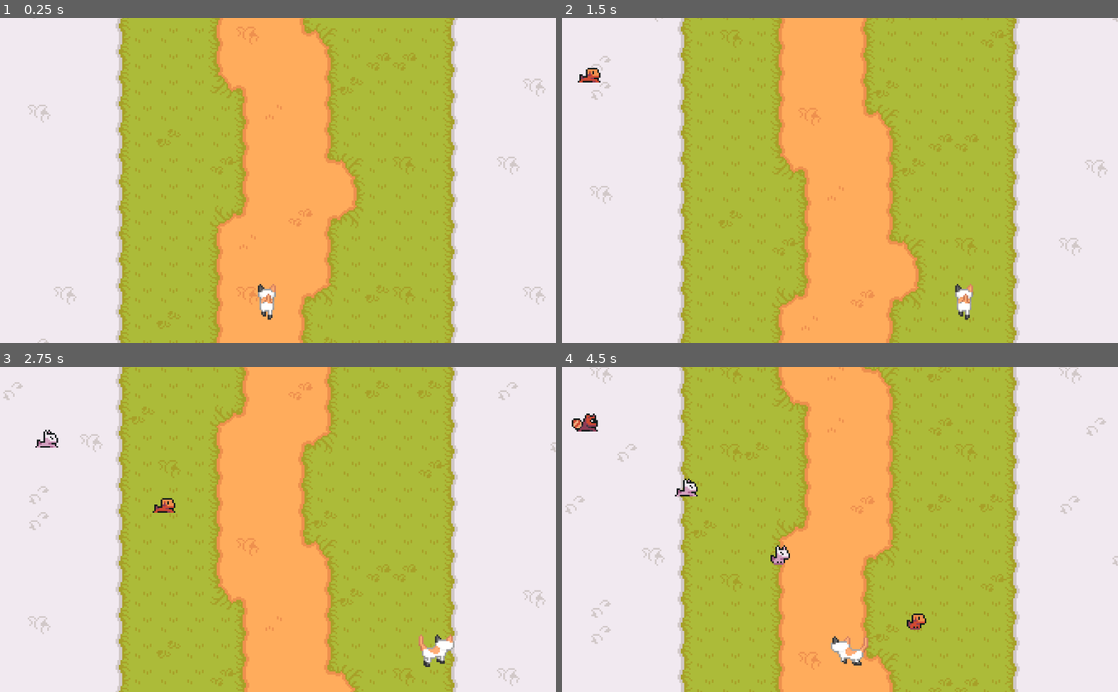
Above: before the commit, frames 1-4 (two rows, left to right).
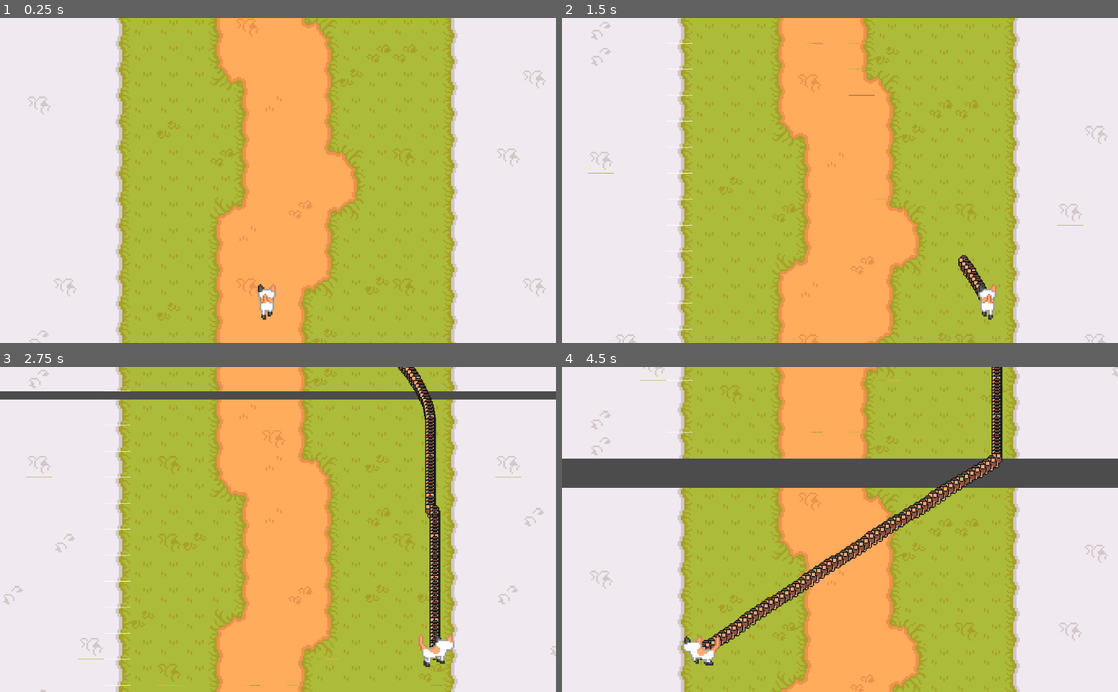
Above: after the commit, the same moments.

Repository: marme1ade/TP4-Jeu2D
Game: Godot game, scene res://Scenes/Game.tscn
Two runs of this game, one before a commit and one after it. Both use one fixed random seed, a clock stepped at 60 frames per second and the inputs below.
Inputs:
- Up to frame 1 (0.25 s): no input
- Up to frame 2 (1.5 s): hold Right (ui_right) 0.53-1.28 s; hold Down (ui_down) from 1.28 s (still down)
- Up to frame 3 (2.75 s): release Down (ui_down) at 2.03 s; hold Right (ui_right) from 2.03 s (still down)
- Up to frame 4 (4.5 s): release Right (ui_right) at 2.78 s; hold Up (ui_up) 2.78-3.53 s; hold Left (ui_left) from 3.53 s (still down)

The runs differ from the first frame. In frame 1, 7.5% of the frame differs, in the area x 5-99%, y 0-100%; in frame 2, 10%; in frame 3, 17%; in frame 4, 26%, in the area x 0-100%, y 0-100%.

Commit message:
Speed management + collisions

Diff:
--- a/Scenes/Chat.tscn
+++ b/Scenes/Chat.tscn
@@ -110,6 +110,7 @@
 scale = Vector2( 3, 3 )
 frames = SubResource( 5 )
 animation = "Forward"
+frame = 2
 playing = true
 
 [node name="CollisionShape2D" type="CollisionShape2D" parent="."]
--- a/Scenes/Game.tscn
+++ b/Scenes/Game.tscn
@@ -18,6 +18,9 @@
 script = ExtResource( 4 )
 
 [node name="EnemySpawnDelay" type="Timer" parent="."]
+wait_time = 2.0
 autostart = true
 
+[connection signal="traveled_distance" from="ParallaxBackground" to="." method="_on_ParallaxBackground_traveled_distance"]
+[connection signal="end_game" from="Chat" to="." method="_on_Chat_end_game"]
 [connection signal="timeout" from="EnemySpawnDelay" to="." method="_on_EnemySpawnDelay_timeout"]
--- a/Scenes/ProjectileSouris.tscn
+++ b/Scenes/ProjectileSouris.tscn
@@ -37,6 +37,8 @@
 collision_layer = 2
 collision_mask = 4
 gravity_scale = 0.0
+contacts_reported = 5
+contact_monitor = true
 
 [node name="CollisionShape2D" type="CollisionShape2D" parent="RigidBody2D"]
 shape = SubResource( 1 )
@@ -45,5 +47,7 @@
 scale = Vector2( 2, 2 )
 frames = SubResource( 6 )
 animation = "running"
-frame = 3
+frame = 2
 playing = true
+
+[connection signal="body_entered" from="RigidBody2D" to="." method="_on_RigidBody2D_body_entered"]
--- a/Scripts/CatMovement.gd
+++ b/Scripts/CatMovement.gd
@@ -1,4 +1,8 @@
 extends KinematicBody2D
+
+class_name Player
+
+signal end_game
 
 const PROJECTILE_PATH = "res://Scenes/ProjectileSouris.tscn"
 
@@ -16,26 +20,30 @@
 func _physics_process(_delta):
 	var vector_direction = Vector2.ZERO
 
+	if Input.is_action_just_pressed("ui_up"):
+		_shoot_projectile()
+
+	if Input.is_action_just_pressed("ui_down"):
+		Constants.trippy_mode = true
+
+	if Constants.trippy_mode:
+		_shoot_projectile()
+
 	if Input.is_action_pressed("ui_left"):
-		_velocity = _walk_speed
 		vector_direction += Vector2(-1,0)
 	if Input.is_action_pressed("ui_right"):
-		_velocity =  _walk_speed
 		vector_direction += Vector2(1,0)
 
-	if _velocity == _walk_speed: # Le joueur se déplace
+
+	if vector_direction != Vector2.ZERO: # Le joueur se déplace
 		_direction = vector_direction.limit_length(1)
-
+		_velocity =  _walk_speed * (1+Constants.speed*0.15 if !Constants.trippy_mode else 2)
 		var animation
 		match (_direction):
 			Vector2(-1,0): # Gauche
-				if (_velocity == _walk_speed):
-					animation = "Left"
+				animation = "Left"
 			Vector2(1,0): # Droite
-				if (_velocity == _walk_speed):
-					animation = "Right"
-			Vector2(0,0): # Marche vers l'avant
-				animation = "Forward"
+				animation = "Right"
 			_:
 				animation = null
 		if (animation != null):
@@ -44,6 +52,7 @@
 	else: # Le joueur ne se deplace pas vers la gauche ou la droite
 		_animated_sprite.play("Forward")
 
+
 	if _velocity > 0:
 		_velocity -= _slide
 	else:
@@ -51,12 +60,13 @@
 
 	move_and_slide(_velocity * _direction)
 
-	if Input.is_action_just_pressed("ui_up"):
-		shoot_projectile()
 
-func shoot_projectile():
-	#if _projectile_time_remaining <= 0:
-		_projectile_time_remaining = _projectile_time_limiter
-		var projectile = _projectile_template.instance()
-		projectile.init(transform.origin, Vector2(0,-1))
-		get_parent().add_child(projectile)
+func hit():
+	emit_signal("end_game")
+
+
+func _shoot_projectile():
+	_projectile_time_remaining = _projectile_time_limiter
+	var projectile = _projectile_template.instance()
+	projectile.init(transform.origin, Vector2(0,-1))
+	get_parent().add_child(projectile)
--- a/Scripts/Constants.gd
+++ b/Scripts/Constants.gd
@@ -5,14 +5,18 @@
 	"res://Scenes/Enemies/Dog1.tscn",
 	"res://Scenes/Enemies/Dog2.tscn",]
 
+const EXPLOSION = preload("res://Scenes/Explosion.tscn")
+
 enum Enemy {
 	racoon,
 	dog1,
 	dog2,
 }
 
-var speed = 2
+var speed = 1
 var enemy_template = []
+var trippy_mode = false
+var speed_up = false
 
 func _ready():
 	for path in ENEMY_PATH:
--- a/Scripts/CustomBackgroundParallax.gd
+++ b/Scripts/CustomBackgroundParallax.gd
@@ -1,6 +1,8 @@
 # Cette implémentation permet le même rendu que Parallax, mais permet la gestion des collisions.
 
 extends Node2D
+
+signal traveled_distance(distance)
 
 const LAYER1_OFFSCREEN_POSITION = -719
 const LAYER2_FILLSCREEN_POSITION = 478
@@ -24,6 +26,11 @@
 	_layer1.position.y += Constants.speed
 	_layer2.position.y += Constants.speed
 
+	if (Constants.trippy_mode):
+		Constants.speed += 0.5
+	else:
+		emit_signal("traveled_distance", Constants.speed / 20.0)
+
 	# Layer2 a pris la position initiale de Layer1. Layer1 prends la position initiale de layer 2 (OFFSCREEN)
 	if _active_layer == _layer1 && _layer2.position.y >= LAYER2_FILLSCREEN_POSITION:
 		_active_layer = _layer2;
--- a/Scripts/EnemiesManager.gd
+++ b/Scripts/EnemiesManager.gd
@@ -1,21 +1,36 @@
+
 extends Node2D
+
+signal enemy_died(enemy)
+
+var _viewport
 
 func _ready():
 	randomize()
+	_viewport = get_viewport_rect()
 
 func _physics_process(_delta):
 	for enemy in get_children():
+		if !(enemy is Enemy): continue
+
 		enemy.position.y += Constants.speed
-		if enemy.get_global_transform_with_canvas().origin.y >= get_viewport_rect().size.y + 50:
-			enemy.queue_free()
+		var enemy_global_position = enemy.get_global_transform_with_canvas().origin
+
+		# L'ennemi n'est pas l'espace de jeu
+		if (enemy_global_position.x > _viewport.size.x || enemy_global_position.x < 0
+			|| enemy_global_position.y >= _viewport.size.y + 50):
+				if (enemy.has_entered_game):
+					enemy.queue_free()
+		elif !enemy.has_entered_game: # L'ennemi a atteint l'espace de jeu pour la premiere fois
+			enemy.has_entered_game = true
 
 
 func spawn_enemy(enemy_type):
 	var enemy_instance = Constants.enemy_template[enemy_type].instance()
+	enemy_instance.connect("enemy_died", self, "_on_Enemy_died")
 
 	var rand_dir = randi() % 2
-	var rand_speed = randi() % 100
-	enemy_instance.init(rand_dir, 150 + rand_speed)
+	enemy_instance.init(rand_dir, _enemy_speed())
 
 	if (rand_dir == 0):
 		enemy_instance.position = Vector2(-50, 50)
@@ -23,3 +38,22 @@
 		enemy_instance.position = Vector2(get_viewport ().get_visible_rect ().size.x +50, 50)
 
 	add_child(enemy_instance)
+
+func _enemy_speed()->int:
+	var base_speed = 75
+
+	match (Constants.speed):
+		2:
+			base_speed = 80
+		3:
+			base_speed = 80
+		_:
+			pass
+
+	return base_speed + randi() % int(0.40*base_speed)
+
+func _on_Enemy_died(enemy):
+	var explosion = Constants.EXPLOSION.instance()
+	explosion.position = enemy.position
+	enemy.queue_free()
+	add_child(explosion)
--- a/Scripts/EnemyMovement.gd
+++ b/Scripts/EnemyMovement.gd
@@ -1,10 +1,14 @@
 extends KinematicBody2D
+
+class_name Enemy
+signal enemy_died(enemy)
 
 onready var animated_sprite:AnimatedSprite
 
+var has_entered_game = false
 # Direction of enemy, 0 = right, 1 = left
 var _direction = 0
-var _speed = 100
+var _speed = 1
 
 func _ready():
 	animated_sprite = $AnimatedSprite
@@ -18,9 +22,19 @@
 	else:
 		direction_vector = Vector2(-1,0)
 
-	self.move_and_slide(direction_vector * _speed)
+	move_and_slide(direction_vector * _speed * Constants.speed)
+
+	if !Constants.trippy_mode:
+		for i in get_slide_count():
+			var collision = get_slide_collision(i)
+			if (collision != null):
+				if (collision.collider is Player): # Collision avec le joueur
+					collision.collider.hit()
 
 
 func init(direction, speed):
 	_direction = direction
 	_speed = speed
+
+func hit():
+	emit_signal("enemy_died", self)
--- a/Scripts/LevelManager.gd
+++ b/Scripts/LevelManager.gd
@@ -1,6 +1,55 @@
 extends Node2D
+
+var _traveled_distance = 0
+var _game_has_ended = false
 
 onready var _enemies_manager = $Enemies;
 
+func _speed_up():
+	var required_distance = 0
+
+	match (Constants.speed):
+		1:
+			required_distance = 100
+		2:
+			required_distance = 300
+		3:
+			required_distance = 500
+		4:
+			required_distance = 750
+		5:
+			required_distance = 900
+		_:
+			pass
+
+	if _traveled_distance >= required_distance || Constants.speed_up: # speed up
+		Constants.speed_up = false
+		if (Constants.speed + 1 == 6): # Fin du niveau
+			# TODO
+			pass
+		else:
+			Constants.speed += 1
+			print("Speed ",Constants.speed)
+			$EnemySpawnDelay.wait_time = 2.0 / Constants.speed
+
+
 func _on_EnemySpawnDelay_timeout():
 	_enemies_manager.spawn_enemy(Constants.Enemy.values()[randi() % Constants.Enemy.size()])
+
+
+func _on_Chat_end_game():
+	Constants.speed = 0
+	$EnemySpawnDelay.stop()
+
+	var explosion = Constants.EXPLOSION.instance()
+	explosion.position = $Chat.position
+	add_child(explosion)
+	$Chat.queue_free()
+	_game_has_ended = true
+
+
+func _on_ParallaxBackground_traveled_distance(distance):
+	if !_game_has_ended:
+		_traveled_distance += distance
+		print(_traveled_distance)
+		_speed_up()
--- a/Scripts/ProjectileSouris.gd
+++ b/Scripts/ProjectileSouris.gd
@@ -13,3 +13,7 @@
 func init(pos, force):
 	self.transform.origin = pos
 	direction = force
+
+func _on_RigidBody2D_body_entered(enemy:Node):
+	enemy.hit()
+	queue_free()
--- a/project.godot
+++ b/project.godot
@@ -7,6 +7,22 @@
 ;   param=value ; assign values to parameters
 
 config_version=4
+
+_global_script_classes=[ {
+"base": "KinematicBody2D",
+"class": "Enemy",
+"language": "GDScript",
+"path": "res://Scripts/EnemyMovement.gd"
+}, {
+"base": "KinematicBody2D",
+"class": "Player",
+"language": "GDScript",
+"path": "res://Scripts/CatMovement.gd"
+} ]
+_global_script_class_icons={
+"Enemy": "",
+"Player": ""
+}
 
 [application]
 
